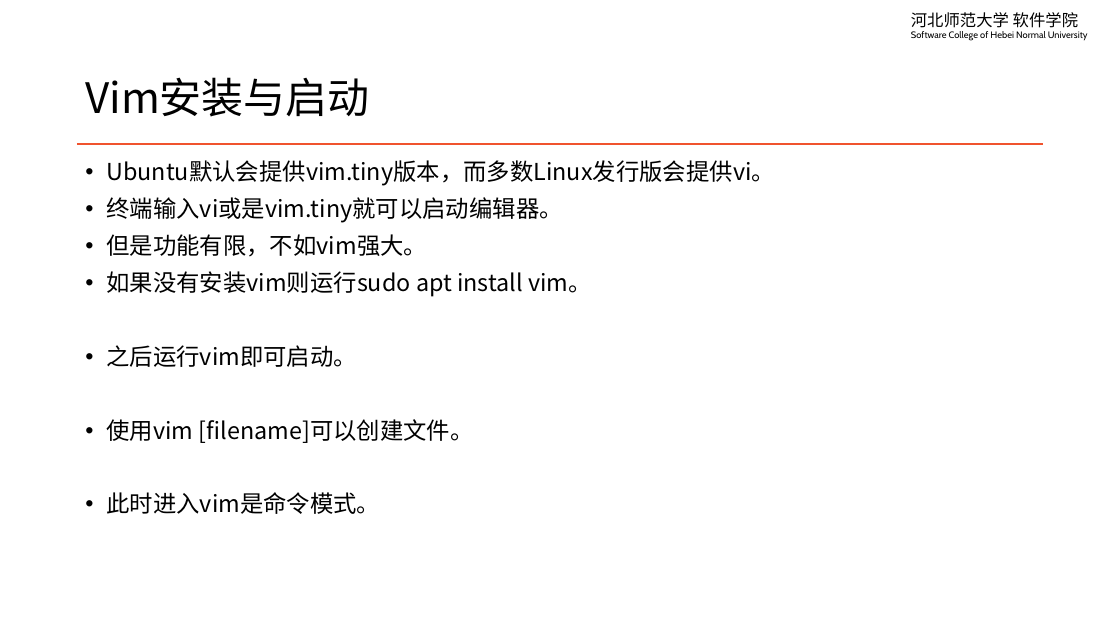
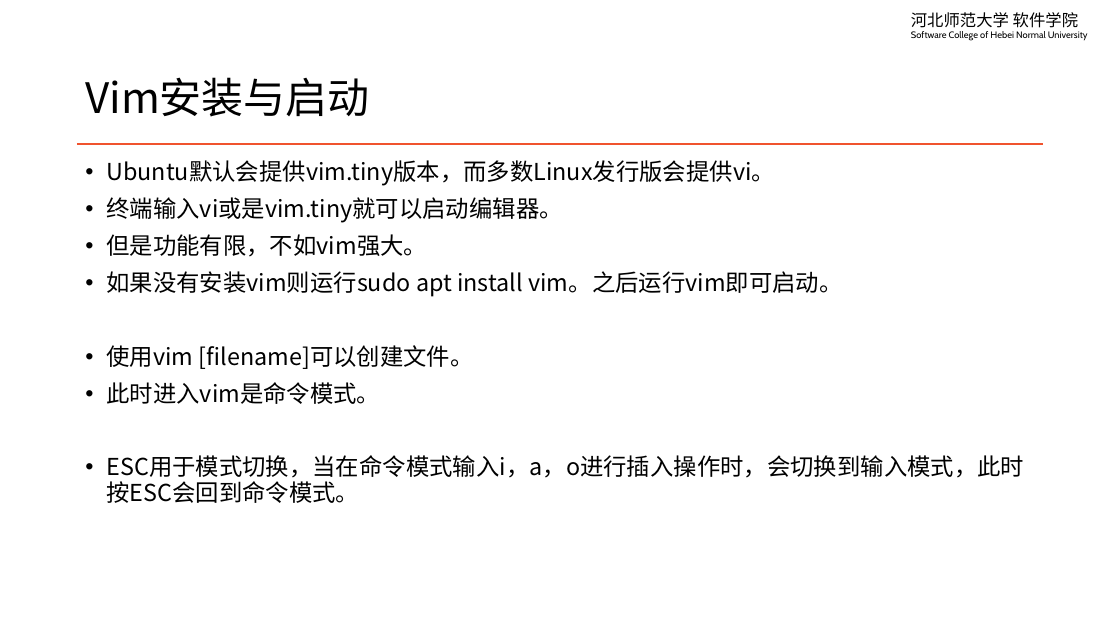
Before and after one commit to edu2act/course-linux-system, a slide deck: slide 5 of materials/slides/ch07-edit-file.pptx. Drawn at 1120x630 pixels with LibreOffice and Linux fonts; fonts in the diff are those of the drawing. Boxes give left, top, right and bottom in pixels: in the first picture for what was removed or moved away, otherwise in the second. Text is boxed around its words. In the diff, an @@ line names an element or a change of style, - is before the commit and + after.

```diff
--- a/materials/slides/ch07-edit-file.pptx
+++ b/materials/slides/ch07-edit-file.pptx
@@ text at (106,271,842,297): text changed @@
-• 如果没有安装vim则运行sudo apt install vim。
-• 之后运行vim即可启动。
+• 如果没有安装vim则运行sudo apt install vim。之后运行vim即可启动。
@@ text at (106,455,1024,503): paragraph added @@
+• ESC用于模式切换，当在命令模式输入i，a，o进行插入操作时，会切换到输入模式，此时按ESC会回到命令模式。
```
Also in this commit, not shown: 1 other slide changed, 1 slide removed, 1 other file.
